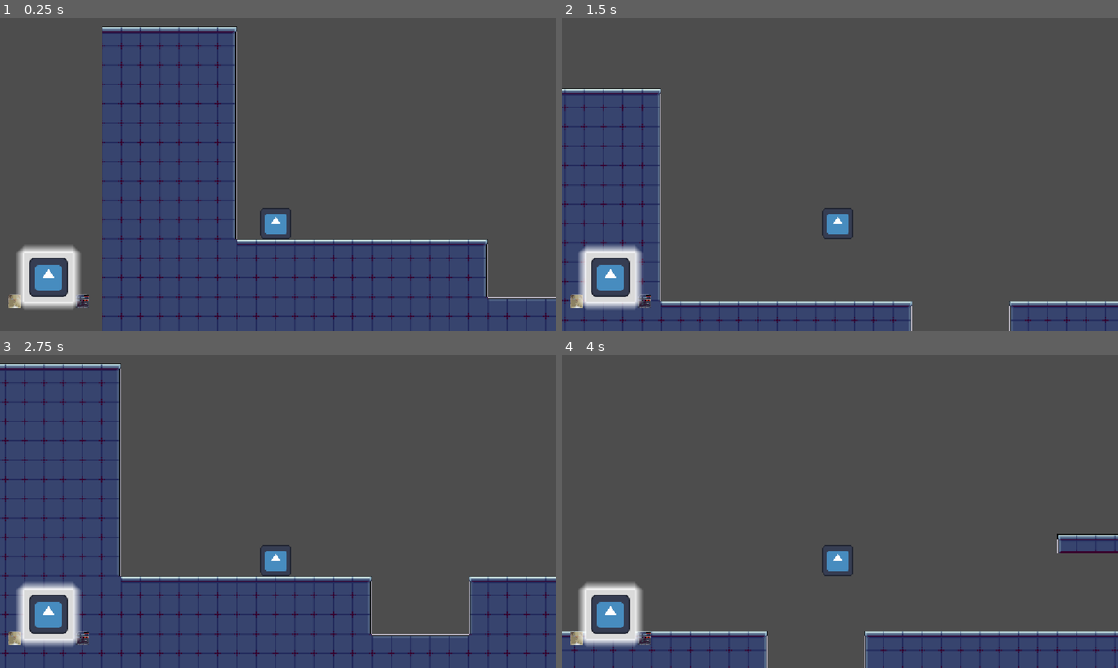
Above: before the commit, frames 1-4 (two rows, left to right).
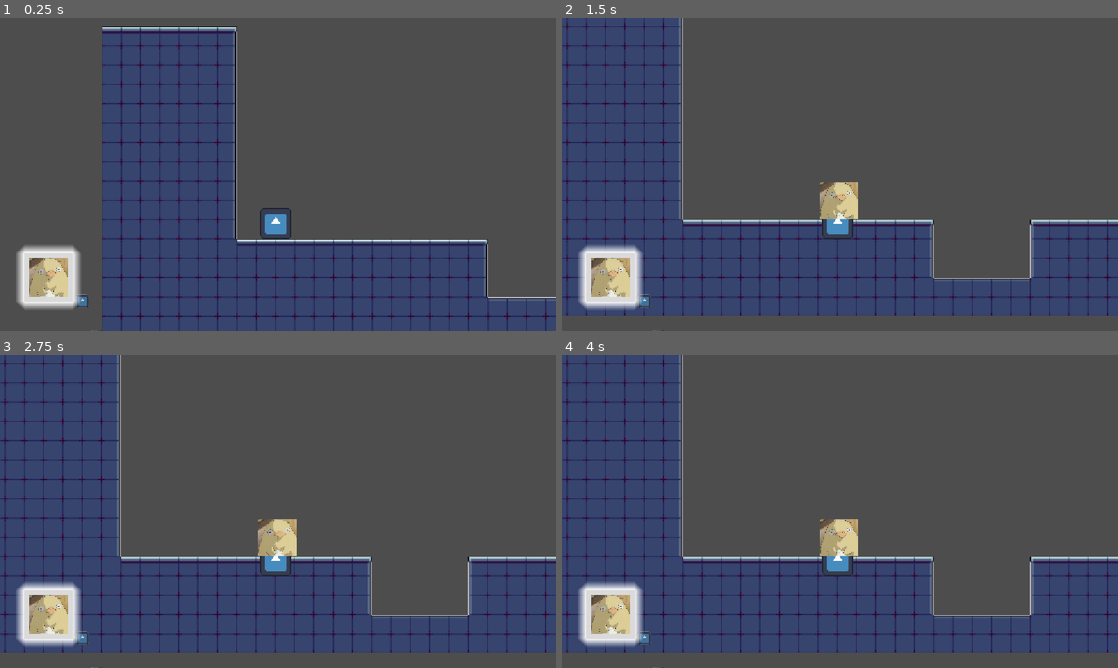
Above: after the commit, the same moments.

Repository: Paulpoomrit/ggj-2026
Game: Godot game, scene res://levels/test_level.tscn
The game is run twice, just before and just after one commit, with the same random seed, the same clock (stepped at 60 frames per second) and the same inputs. The engine's default icon, where the game draws it, is replaced by a stand-in: a white triangle on a blue panel in a dark square.
Inputs (mouse positions are in pixels of both pictures, inside the frame that each line leads up to):
- Up to frame 1 (0.25 s): no input
- Up to frame 2 (1.5 s): tap Enter at 0.5, 0.6, 1.35 s; move the mouse to (962, 158) at 0.52 s; hold D (move_right) from 0.53 s (still down); click (962, 158) at 0.67 s; tap Space (jump) at 0.77 s; move the mouse to (728, 190) at 1.27 s; click (728, 190) at 1.42 s
- Up to frame 3 (2.75 s): tap Space (jump) at 1.52 s; move the mouse to (333, 442) at 2.02 s; release D (move_right) at 2.03 s; hold A (move_left) from 2.03 s (still down); tap Enter at 2.1 s; click (333, 442) at 2.17 s
- Up to frame 4 (4 s): move the mouse to (812, 574) at 2.77 s; release A (move_left) at 2.78 s; hold D (move_right) from 2.78 s (still down); tap Enter at 2.85, 3.6 s; click (812, 574) at 2.92 s; tap Space (jump) at 3.02, 3.77 s; move the mouse to (1006, 558) at 3.52 s; click (1006, 558) at 3.67 s

The runs differ from the first frame. In frame 1, 1.0% of the frame differs, in the area x 1-19%, y 76-100%; in frame 2, 34%; in frame 3, 14%; in frame 4, 42%, in the area x 0-100%, y 0-100%.

Commit message:
Added scrollwheel input

Diff:
--- a/UI/item_ui.gd
+++ b/UI/item_ui.gd
@@ -11,9 +11,9 @@
 @onready var item_container: Control = $ItemContainer
 
 var slots: Array[Control] = []
-var current_index: int = 1
-var target_index: int = 1
-var scroll_offset: float = 1.0
+var current_index: int = 0
+var target_index: int = 0
+var scroll_offset: float = 0.0
 var is_scrolling: bool = false
 
 func _ready() -> void:
@@ -45,21 +45,21 @@
 			return null
 
 func _unhandled_input(event: InputEvent) -> void:
-	if event is InputEventKey and event.pressed:
-		match event.keycode:
-			KEY_LEFT:
+	if event is InputEventMouseButton and event.pressed:
+		match event.button_index:
+			MOUSE_BUTTON_WHEEL_UP:
 				scroll_previous()
-				#get_viewport().set_input_as_handled()
-			KEY_RIGHT:
+				get_viewport().set_input_as_handled()
+			MOUSE_BUTTON_WHEEL_DOWN:
 				scroll_next()
-				#get_viewport().set_input_as_handled()
-			KEY_ENTER:
-				mask_selected.emit(target_index)
-				print("Mask selected: ", target_index)
-				var game_state: GameManager.GAME_STATE = convert_index_game_state(target_index)
+				get_viewport().set_input_as_handled()
 
-				GameManager.on_game_state_changed.emit(game_state)
-				#get_viewport().set_input_as_handled()
+		mask_selected.emit(target_index)
+		print("Mask selected: ", target_index)
+		var game_state: GameManager.GAME_STATE = convert_index_game_state(target_index)
+
+		GameManager.on_game_state_changed.emit(game_state)
+		#get_viewport().set_input_as_handled()
 
 func _update_positions(immediate: bool) -> void:
 	if slots.size() < 1:
--- a/levels/test_level.tscn
+++ b/levels/test_level.tscn
@@ -1,7 +1,9 @@
-[gd_scene load_steps=5 format=4 uid="uid://b1xoobs8p1swo"]
+[gd_scene load_steps=9 format=4 uid="uid://b1xoobs8p1swo"]
 
 [ext_resource type="Texture2D" uid="uid://b8cxhn7wlemtc" path="res://assets/placeholder/Tiles.png" id="1_46lwt"]
 [ext_resource type="PackedScene" uid="uid://bsfa1tlsh7fwr" path="res://scenes/player.tscn" id="2_x25rp"]
+[ext_resource type="Script" uid="uid://bkejggqck7cf8" path="res://scripts/enemy.gd" id="3_w7r7j"]
+[ext_resource type="Texture2D" uid="uid://bej4hbt56v8km" path="res://assets/enemy.jpg" id="4_o6mel"]
 
 [sub_resource type="TileSetAtlasSource" id="TileSetAtlasSource_x25rp"]
 texture = ExtResource("1_46lwt")
@@ -513,6 +515,23 @@
 physics_layer_0/collision_mask = 0
 sources/0 = SubResource("TileSetAtlasSource_x25rp")
 
+[sub_resource type="GDScript" id="GDScript_e7anx"]
+script/source = "extends VisibleOnScreenNotifier2D
+
+
+# Called when the node enters the scene tree for the first time.
+func _ready() -> void:
+	pass # Replace with function body.
+
+
+# Called every frame. 'delta' is the elapsed time since the previous frame.
+func _process(delta: float) -> void:
+	pass
+"
+
+[sub_resource type="RectangleShape2D" id="RectangleShape2D_ur00s"]
+size = Vector2(157.5, 156)
+
 [node name="TestLevel" type="Node2D"]
 
 [node name="TileMapLayer" type="TileMapLayer" parent="."]
@@ -523,3 +542,21 @@
 
 [node name="Player" parent="." instance=ExtResource("2_x25rp")]
 position = Vector2(201, 961)
+
+[node name="GroundEnemy" type="CharacterBody2D" parent="."]
+position = Vector2(863, -138)
+script = ExtResource("3_w7r7j")
+
+[node name="VisibleOnScreenNotifier2D" type="VisibleOnScreenNotifier2D" parent="GroundEnemy"]
+position = Vector2(-127, -8)
+rect = Rect2(-10, -10, 158, 156)
+script = SubResource("GDScript_e7anx")
+
+[node name="Sprite2D" type="Sprite2D" parent="GroundEnemy"]
+position = Vector2(-58.49998, 60.000004)
+scale = Vector2(0.24843752, 0.24062505)
+texture = ExtResource("4_o6mel")
+
+[node name="CollisionShape2D" type="CollisionShape2D" parent="GroundEnemy"]
+position = Vector2(-57.75, 60)
+shape = SubResource("RectangleShape2D_ur00s")
